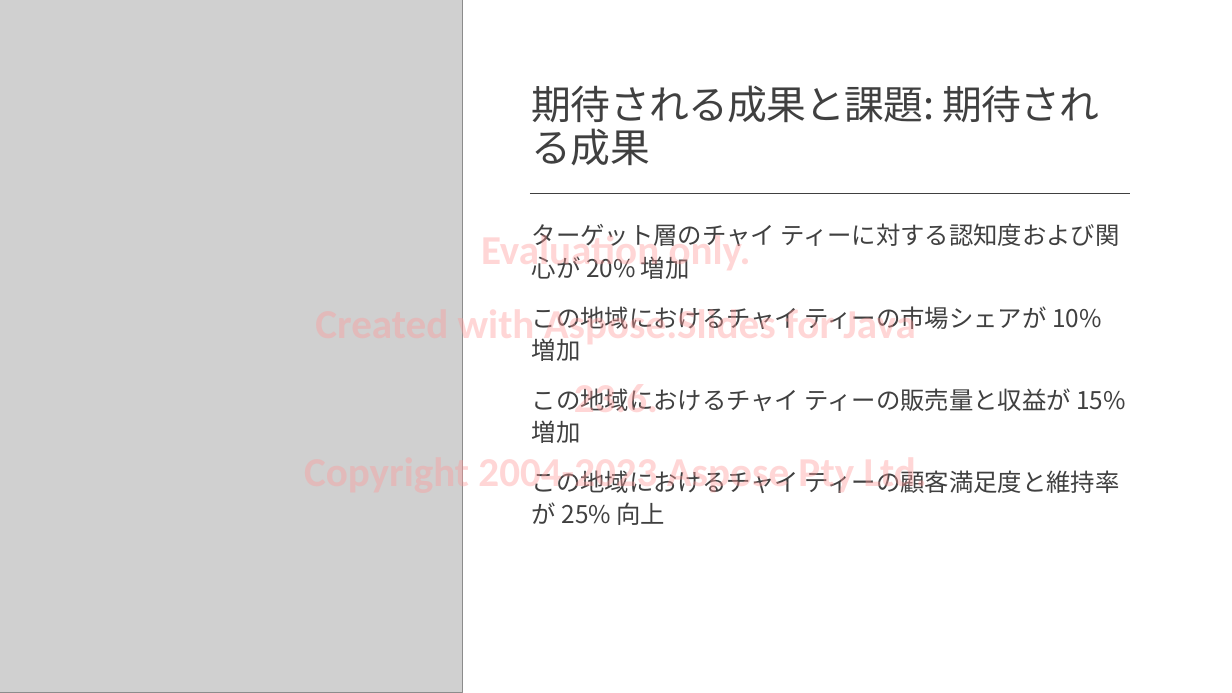
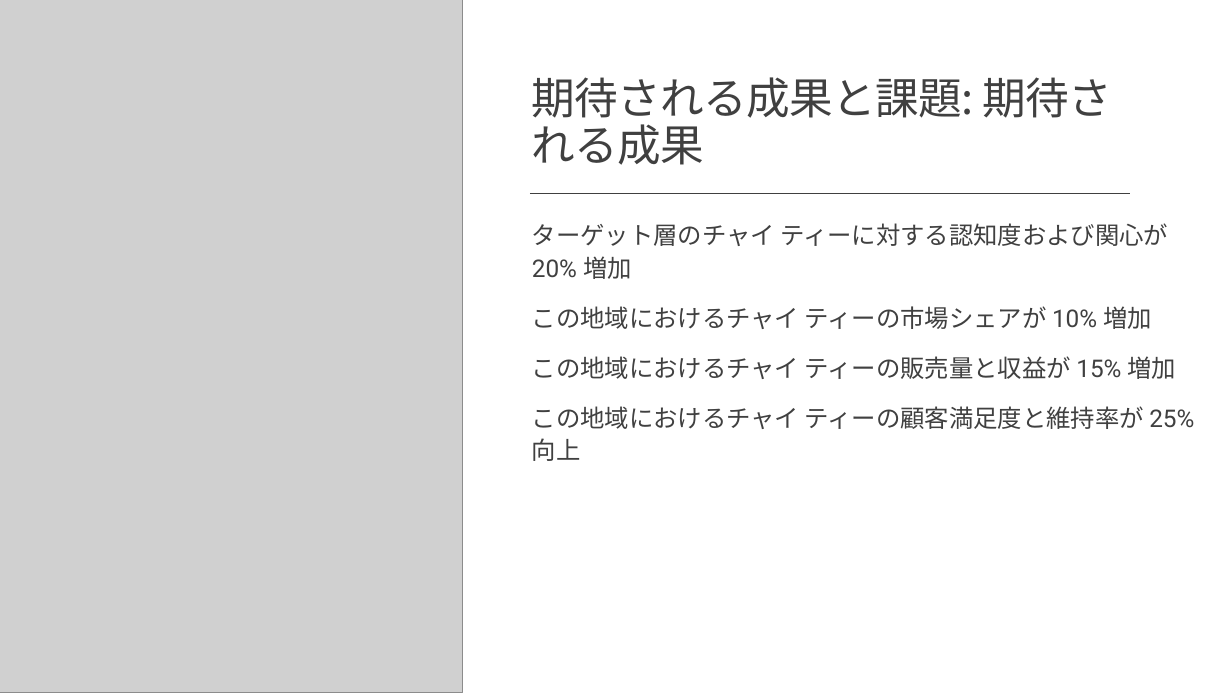
Before and after one commit to MicrosoftLearning/MS-4004-Empower-workforce-copilot-use-cases.ja-jp, a slide deck: slide 12 of ResourceFiles/Mystic Spice Premium Chai Market Analysis Presentation.pptx. Drawn at 1232x693 pixels with LibreOffice and Linux fonts; fonts in the diff are those of the drawing; grey boxes stand for pictures. Boxes give left, top, right and bottom in pixels: in the first picture for what was removed or moved away, otherwise in the second. Text is boxed around its words. In the diff, an @@ line names an element or a change of style, - is before the commit and + after.

```diff
--- a/ResourceFiles/Mystic Spice Premium Chai Market Analysis Presentation.pptx
+++ b/ResourceFiles/Mystic Spice Premium Chai Market Analysis Presentation.pptx
@@ title "期待される成果と課題: 期待される成果" at box(532, 77, 1112, 165): size 31 to 34 pt @@
@@ text removed at box(304, 230, 927, 496) @@
-Evaluation only.
-Created with Aspose.Slides for Java 23.6.
-Copyright 2004-2023 Aspose Pty Ltd.
@@ text "ターゲット層のチャイ ティーに対する認知度および関心が 20% 増加" at box(532, 223, 1194, 461): font Noto Sans CJK JP to Roboto in "20%", "10%", "15%", "25%" @@
```
Also in this commit, not shown: 13 other slides changed, 18 other files.
